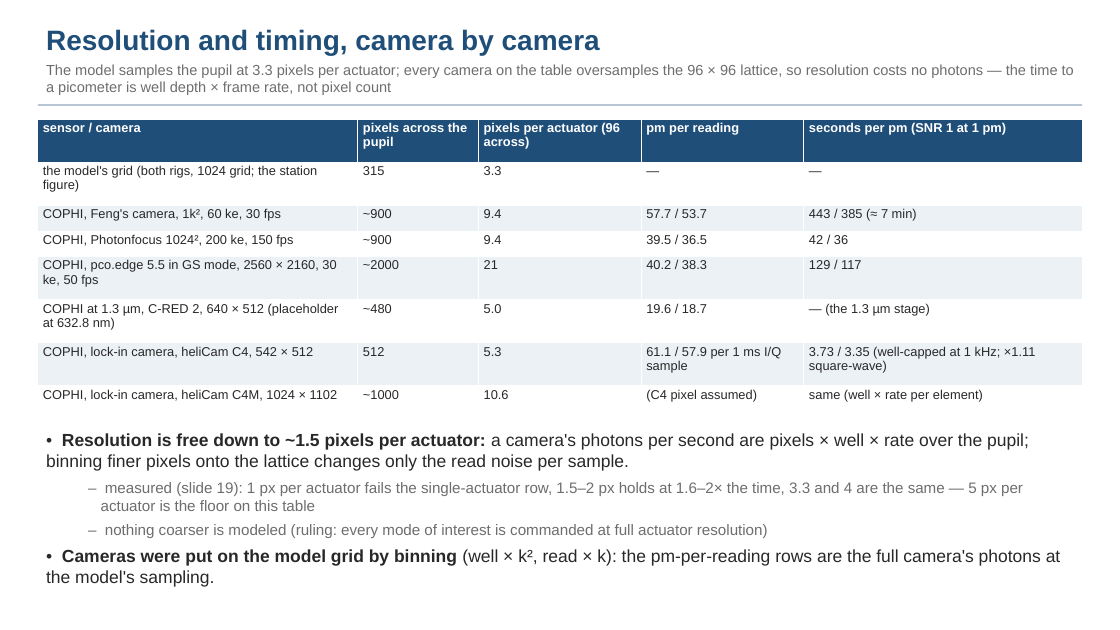
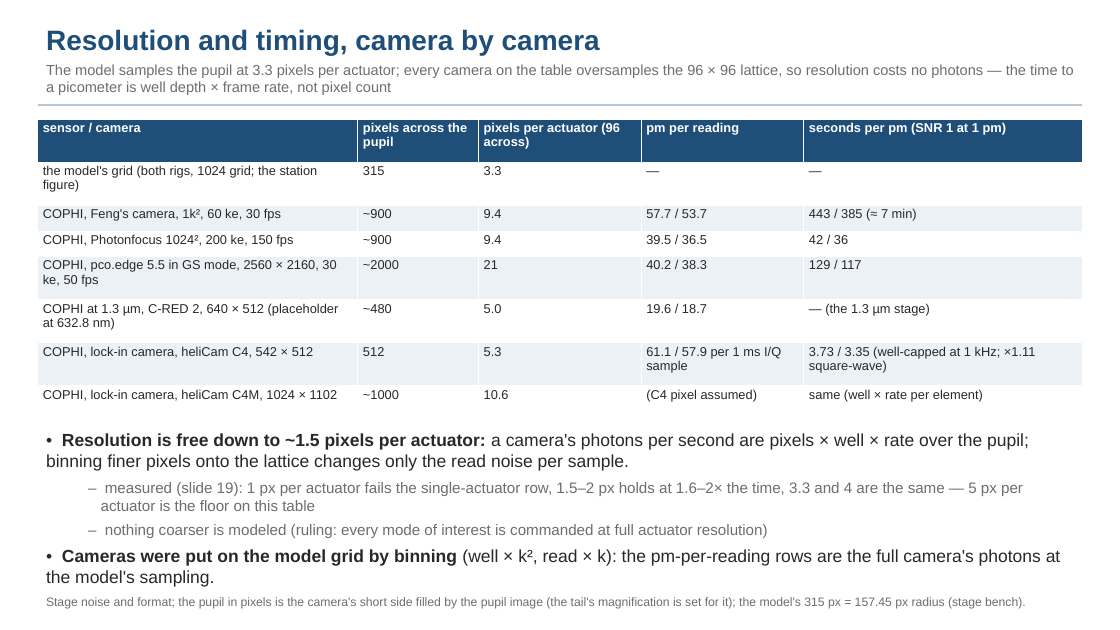
Before and after one commit to nasa-jpl/macos, a slide deck: slide 11 of demo_session/deck_cophi.pptx. Drawn at 1120x630 pixels with LibreOffice and Linux fonts; fonts in the diff are those of the drawing. Boxes give left, top, right and bottom in pixels: in the first picture for what was removed or moved away, otherwise in the second. Text is boxed around its words. In the diff, an @@ line names an element or a change of style, - is before the commit and + after.

```diff
--- a/demo_session/deck_cophi.pptx
+++ b/demo_session/deck_cophi.pptx
@@ text "Stage noise and format; the ..." rewrapped from bbox=[38, 628, 1082, 630] to bbox=[46, 597, 1026, 609] @@
```
Also in this commit, not shown: 5 other slides changed, 5 other files.
